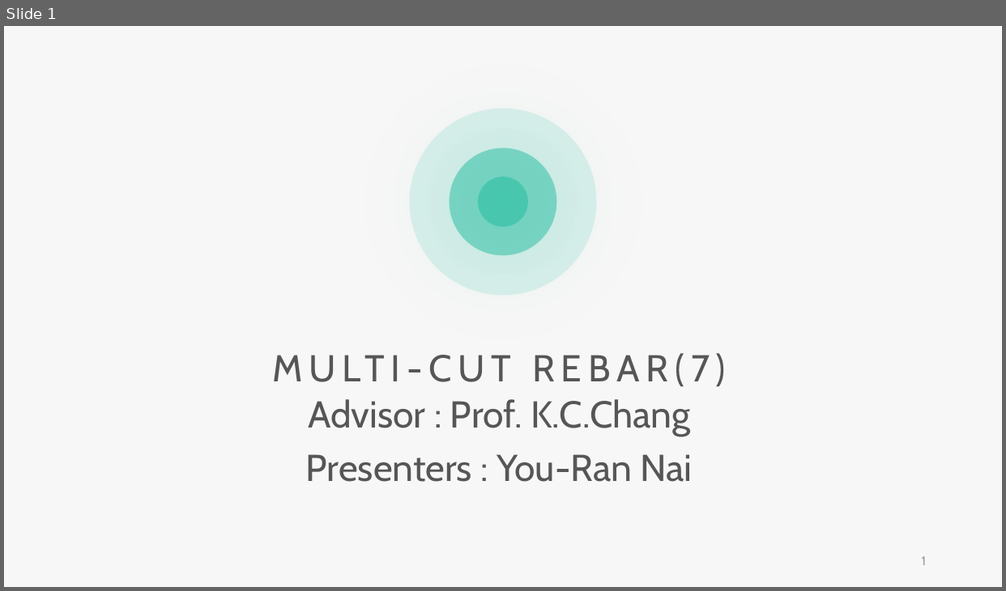
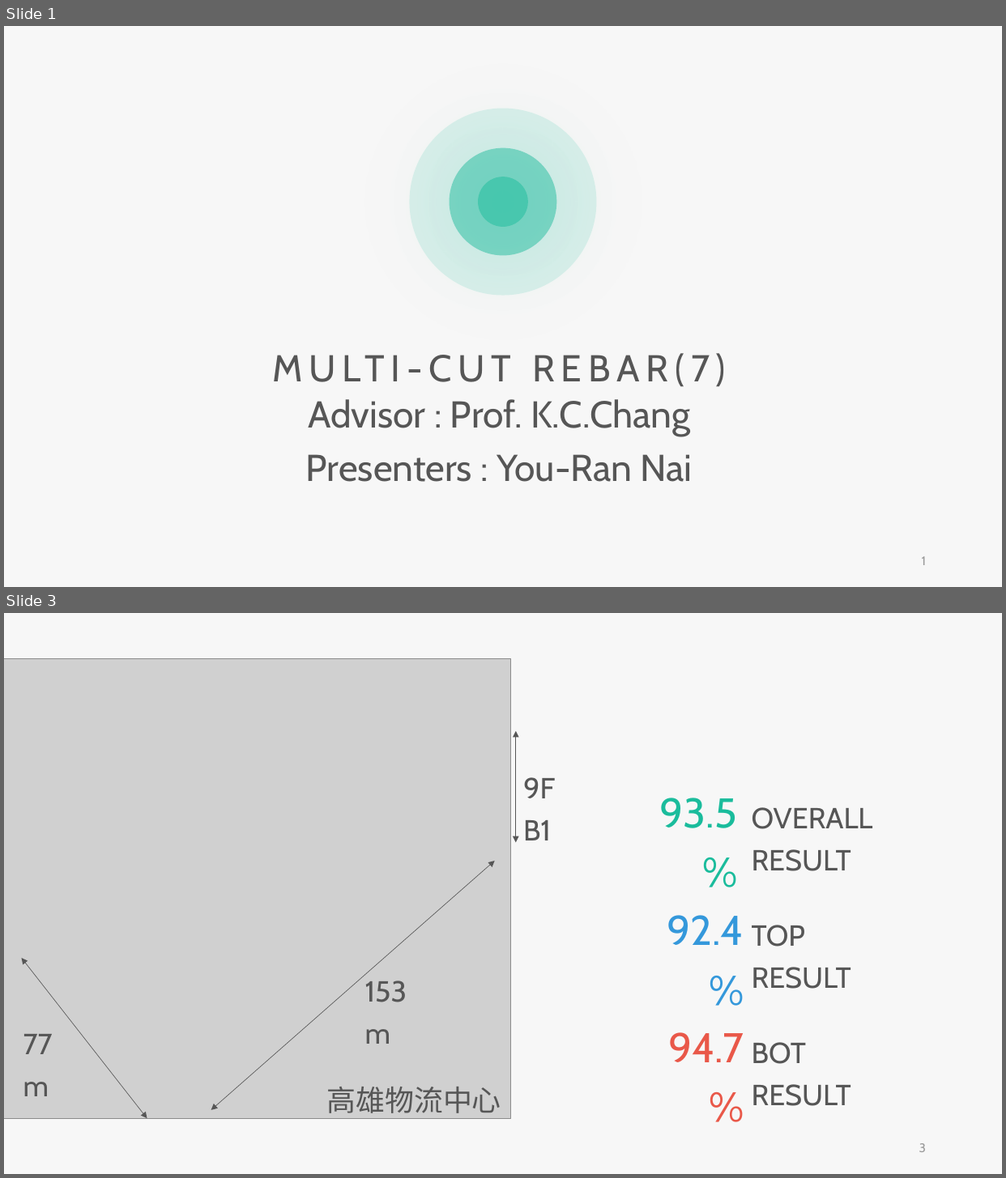
Before and after one commit to skyran1278/VbaProject, a slide deck: 20180126_SmartCut/Meeting/20181206 Meeting/20181206 Meeting.pptx. Shown one above the other, each under a label of ours: slide 1 before the commit, slides 1 and 3 after it; the slides between them are not shown. The pictures are 1006x591 and 1006x1178 pixels, drawn with LibreOffice and Linux fonts; fonts in the diff are those of the drawing; grey boxes stand for pictures. Boxes give left, top, right and bottom in pixels: in the first picture for what was removed or moved away, otherwise in the second. Text is boxed around its words. In the diff, an @@ line names an element or a change of style, - is before the commit and + after.

```diff
--- a/20180126_SmartCut/Meeting/20181206 Meeting/20181206 Meeting.pptx
+++ b/20180126_SmartCut/Meeting/20181206 Meeting/20181206 Meeting.pptx
@@ slide 3 added at [4, 613, 1002, 1174], background #F7F7F7 @@
@@ picture added at [4, 658, 511, 1119] @@
@@ double arrow added from (516, 731) to (516, 843), #565656 0.5 pt @@
@@ text added at [523, 777, 555, 841], 28 pt, text #565656 @@
+9F B1
@@ text added at [660, 798, 737, 828], 40 pt, text #1ABC9C @@
+93.5%
@@ text added at [752, 807, 873, 871], 28 pt, text #565656 @@
+OVERALL RESULT
@@ double arrow added from (495, 861) to (211, 1110), #565656 0.5 pt @@
@@ text added at [667, 915, 744, 945], 40 pt, text #3498DB @@
+92.4%
@@ text added at [752, 925, 851, 989], 28 pt, text #565656 @@
+TOP RESULT
@@ double arrow added from (21, 958) to (147, 1119), #565656 0.5 pt @@
@@ text added at [364, 963, 437, 1008], 28 pt, text #565656 @@
+153m
@@ text added at [23, 1016, 85, 1062], 28 pt, text #565656 @@
+77m
@@ text added at [668, 1033, 744, 1063], 40 pt, text #E95849 @@
+94.7%
@@ text added at [752, 1042, 851, 1106], 28 pt, text #565656 @@
+BOT RESULT
@@ text added at [327, 1087, 501, 1114], 28 pt, text #565656 @@
+高雄物流中心
@@ page number added at [919, 1144, 926, 1152], 12 pt, text #9A9A9A @@
+3
```
Also in this commit, not shown: 5 slides changed, 14 other slides added, 16 slides removed, 7 other files.
